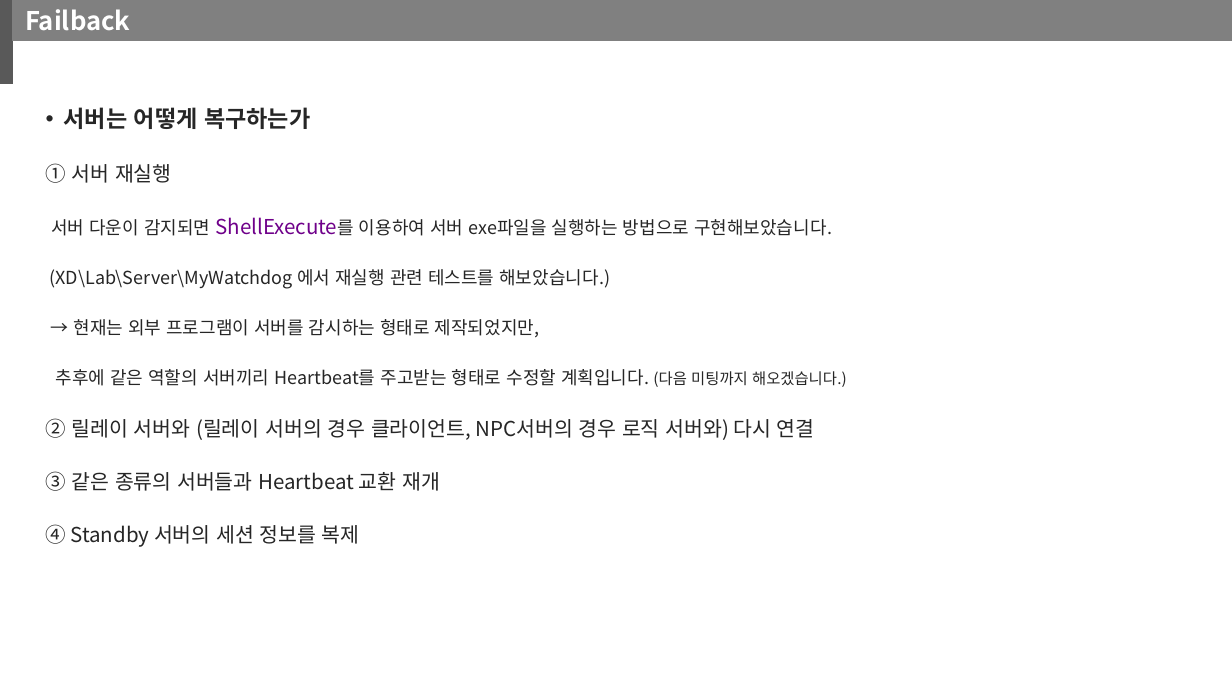
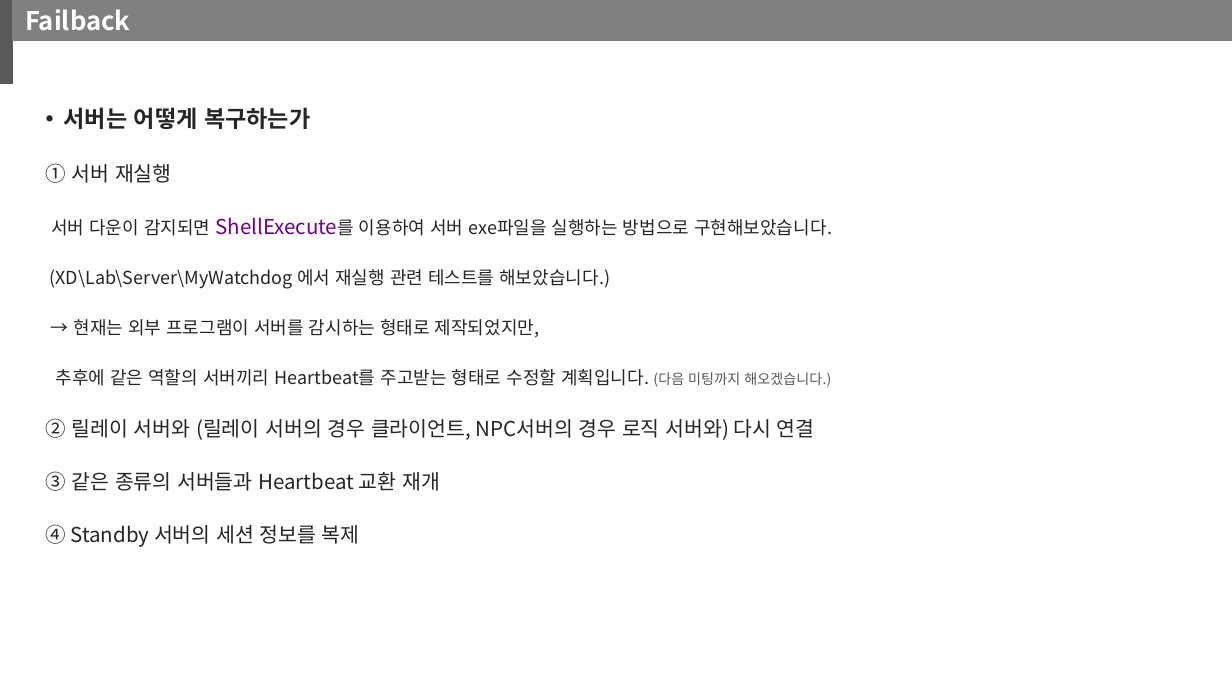
Before and after one commit to kiption/XD, a slide deck: slide 11 of Lab/Server/서버이중화 설계.pptx. Drawn at 1232x693 pixels with LibreOffice and Linux fonts; fonts in the diff are those of the drawing. Boxes give left, top, right and bottom in pixels: in the first picture for what was removed or moved away, otherwise in the second. Text is boxed around its words. In the diff, an @@ line names an element or a change of style, - is before the commit and + after.

Commit message:
#01-30 HA설계 PPT수정2
누락된 부분 추가커밋

```diff
--- a/Lab/Server/서버이중화 설계.pptx
+++ b/Lab/Server/서버이중화 설계.pptx
@@ text at box(56, 369, 831, 387): size 12 to 11 pt, text colour #262626 to #595959 in "(다음 미팅까지 해오겠습니다.)" @@
```
